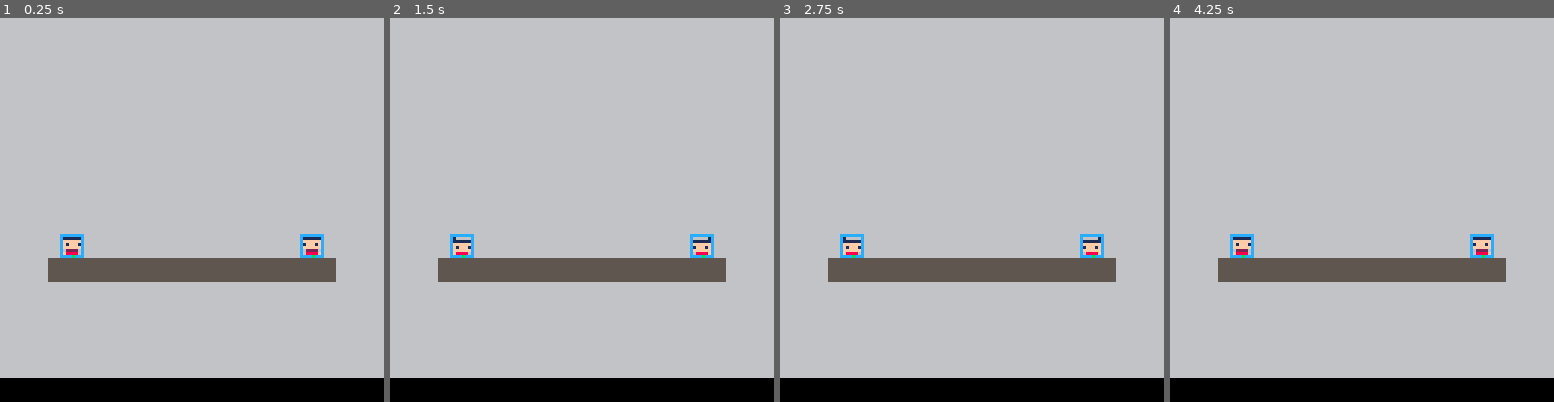
Above: before the commit, frames 1-4 (left to right).
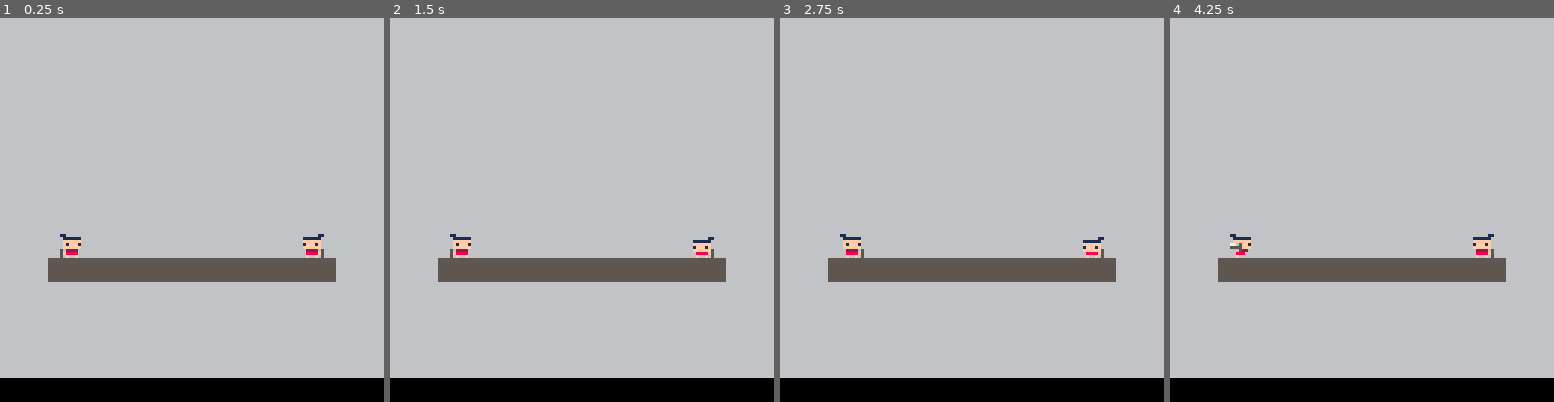
Above: after the commit, the same moments.

Repository: Wagomu056/chanbara
Game: PICO-8 cartridge chanbara.p8
Same seed, same stepped clock (60 frames per second), same inputs: the game is played once before the commit and once after it.
Inputs:
- Up to frame 1 (0.25 s): no input
- Up to frame 2 (1.5 s): tap X (X key) at 0.33, 1.07 s; tap O (Z key) at 0.7 s
- Up to frame 3 (2.75 s): hold Right 1.6-2.1 s; tap O (Z key) at 1.7, 2.1, 2.5 s; tap X (X key) at 1.85 s; hold Up 2.15-2.42 s; hold Right from 2.47 s (still down)
- Up to frame 4 (4.25 s): tap O (Z key) every 0.4 s from 2.9 to 4.1 s; tap X (X key) at 2.97, 4.08 s; release Right at 3.03 s; hold Left 3.08-3.58 s; hold Down 3.63-3.97 s; hold Right from 4.02 s (still down)

The runs differ from the first frame. In frame 1, 0.3% of the frame differs, in the area x 15-85%, y 56-63%; in frame 2, 0.5%; in frame 3, 0.5%; in frame 4, 0.4%.

Commit message:
アニメーション時間をフレームごとに制御できるように

Diff:
--- a/chanbara.p8
+++ b/chanbara.p8
@@ -71,20 +71,21 @@
 -- anim --
 anim = {}
 anim.data = {}
-anim.data.new = function(sprites, w, h, time, is_loop)
+anim.data.new = function(sprites, w, h, times, is_loop)
 	local obj = {}
 
 	obj.sprites = sprites
 	obj.spr_w = w
 	obj.spr_h = h
-	obj.time = time
+	obj.times = times
 	obj.is_loop = is_loop
 
 	return obj
 end
 
 anim_table = {}
-anim_table["player_idle"] = anim.data.new({0,1}, 1, 1, 0.5, true)
+anim_table["pl_idle"] = anim.data.new({0,1},1,1,{0.5,0.5},true)
+anim_table["pl_slash"] = anim.data.new({2,3},1,1,{0.2,0.3},false)
 
 anim.controller = {}
 anim.controller.new = function()
@@ -104,16 +105,19 @@
 		self.spr_index = 0
 		self.elapsed_time = 0.0
 		self.is_end = false
+		if self.data.is_loop then
+			self.is_end = true
+		end
 	end
 
 	obj.update = function(self, delta_time)
-		if self.data.time <= 0 then
+		if self.data.times[1] <= 0 then
 			return
 		end
 
 		self.elapsed_time += delta_time
 
-		if self.elapsed_time >= self.data.time then
+		if self.elapsed_time >= self.data.times[self.spr_index + 1] then
 			if self.data.is_loop == true then
 				self.spr_index = (self.spr_index + 1) % #(self.data.sprites)
 			else
@@ -405,7 +409,6 @@
 	obj.pre_anim_state = "idle"
 	obj.anim_state = "idle"
 	obj.request_pos = math.vec2.new(0, 0)
-	obj.pre_button = 0
 	obj.atk_hitbox = hit.data.new(obj)
 
 	-- function
@@ -423,7 +426,7 @@
 		self.hitbox:set_pos(self.pos.x, self.pos.y)
 		hit_checker:regist_def_hit_data(self.hitbox)
 
-		self.anim_controller:set("player_idle")
+		self.anim_controller:set("pl_idle")
 		self.request_pos.x = 0
 		self.request_pos.y = 0
 
@@ -440,23 +443,8 @@
 		self:update_anim_state()
 	end
 
-	obj.update_anim_state = function(self)
-		if self.pre_anim_state != self.anim_state then
-			local state = "player_" .. self.anim_state
-			self.anim_controller:set(state)
-			self.pre_anim_state = self.anim_state
-		end
-	end
-
 	obj.update_action = function(self)
-		local button = btn()
-		if button == self.pre_button then
-			return
-		end
-		self.pre_button = button
-
-		if button == 0 then
-			self.action = "none"
+		if self.anim_controller.is_end == false then
 			return
 		end
 
@@ -465,6 +453,8 @@
 			self:regist_atk_hitbox()
 			return
 		end
+
+		self.action = "none"
 	end
 
 	obj.set_anim_and_request_pos = function(self)
@@ -473,6 +463,8 @@
 		local action = self.action
 		if action == "none" then
 			anim_state = "idle"
+		elseif action == "slash" then
+			anim_state = "slash"
 		end
 
 		self:set_anim(anim_state)
@@ -488,6 +480,14 @@
 
 		self.request_pos.x = 0
 		self.request_pos.y = 0
+	end
+
+	obj.update_anim_state = function(self)
+		if self.pre_anim_state != self.anim_state then
+			local state = "pl_" .. self.anim_state
+			self.anim_controller:set(state)
+			self.pre_anim_state = self.anim_state
+		end
 	end
 
 	obj.set_anim = function(self, state)
@@ -600,28 +600,28 @@
 	player_list:draw()
 
 	-- dbg
-	hit_checker:debug_draw()
-	player_list:dbg_draw_pos()
+	--hit_checker:debug_draw()
+	--player_list:dbg_draw_pos()
 	dbg_print:draw()
 end
 
 __gfx__
-11000000000000001100000011000000000000000000000000000000000000000000000000000000000000000000000000000000000000000000000000000000
-01111110110000000111111001111110000000000000000000000000000000000000000000000000000000000000000000000000000000000000000000000000
-0ffffff0011111100ffffff00ffffff0000000000000000000000000000000000000000000000000000000000000000000000000000000000000000000000000
-0f1fff100ffffff00f1fff100f1fff10000000000000000000000000000000000000000000000000000000000000000000000000000000000000000000000000
-0ffffff00f1fff100ffffff00ffffff0000000000000000000000000000000000000000000000000000000000000000000000000000000000000000000000000
-502222005ffffff00022220500222205000000000000000000000000000000000000000000000000000000000000000000000000000000000000000000000000
-5f8888005f888800008888f5008888f5000000000000000000000000000000000000000000000000000000000000000000000000000000000000000000000000
-50f00f0050f00f0000f0000500f00f05000000000000000000000000000000000000000000000000000000000000000000000000000000000000000000000000
-00000000000000000600000000000000000000000000000000000000000000000000000000000000000000000000000000000000000000000000000000000000
-00000000000000000060000000000000000000000000000000000000000000000000000000000000000000000000000000000000000000000000000000000000
-00000000000000006606000000000000000000000000000000000000000000000000000000000000000000000000000000000000000000000000000000000000
-00000000000000000606000000000000000000000000000000000000000000000000000000000000000000000000000000000000000000000000000000000000
-00000000000000006660000000000000000000000000000000000000000000000000000000000000000000000000000000000000000000000000000000000000
-00066660000666606600000006666000000000000000000000000000000000000000000000000000000000000000000000000000000000000000000000000000
-00555556005555566000000055555500000000000000000000000000000000000000000000000000000000000000000000000000000000000000000000000000
-00066660000666600000000006666000000000000000000000000000000000000000000000000000000000000000000000000000000000000000000000000000
+11000000000000001100000011000000110000700000000000000000000000000000000000000000000000000000000000000000000000000000000000000000
+01111110110000000111111001111110011116570000000000000000000000000000000000000000000000000000000000000000000000000000000000000000
+0ffffff0011111100ffffff00ffffff00ffff6570000000000000000000000000000000000000000000000000000000000000000000000000000000000000000
+0f1fff100ffffff07765ff100f1fff100f1ff6560000000000000000000000000000000000000000000000000000000000000000000000000000000000000000
+0ffffff00f1fff105555fff00ffffff00ffff6560000000000000000000000000000000000000000000000000000000000000000000000000000000000000000
+502222005ffffff06665220000222205002225550000000000000000000000000000000000000000000000000000000000000000000000000000000000000000
+5f8888005f88880000888000008888f5008888f00000000000000000000000000000000000000000000000000000000000000000000000000000000000000000
+50f00f0050f00f0000f0000000f00f0500f00f000000000000000000000000000000000000000000000000000000000000000000000000000000000000000000
+00000000000000000000600000000000000000000000000000000000000000000000000000000000000000000000000000000000000000000000000000000000
+00000000000000000006560000000000000000000000000000000000000000000000000000000000000000000000000000000000000000000000000000000000
+00000000000000000006560000000000000000000000000000000000000000000000000000000000000000000000000000000000000000000000000000000000
+00000000000000000006560000000000000000000000000000000000000000000000000000000000000000000000000000000000000000000000000000000000
+00000000000000000006560000000000000000000000000000000000000000000000000000000000000000000000000000000000000000000000000000000000
+00007766000077660000000006666000000000000000000000000000000000000000000000000000000000000000000000000000000000000000000000000000
+00075555000755550000000055555500000000000000000000000000000000000000000000000000000000000000000000000000000000000000000000000000
+00006666000066660000000006666000000000000000000000000000000000000000000000000000000000000000000000000000000000000000000000000000
 00000000000000000000000000000000000000000000000000000000000000000000000000000000000000000000000000000000000000000000000000000000
 00000000000000000000000000000000000000000000000000000000000000000000000000000000000000000000000000000000000000000000000000000000
 00000000000000000000000000000000000000000000000000000000000000000000000000000000000000000000000000000000000000000000000000000000
